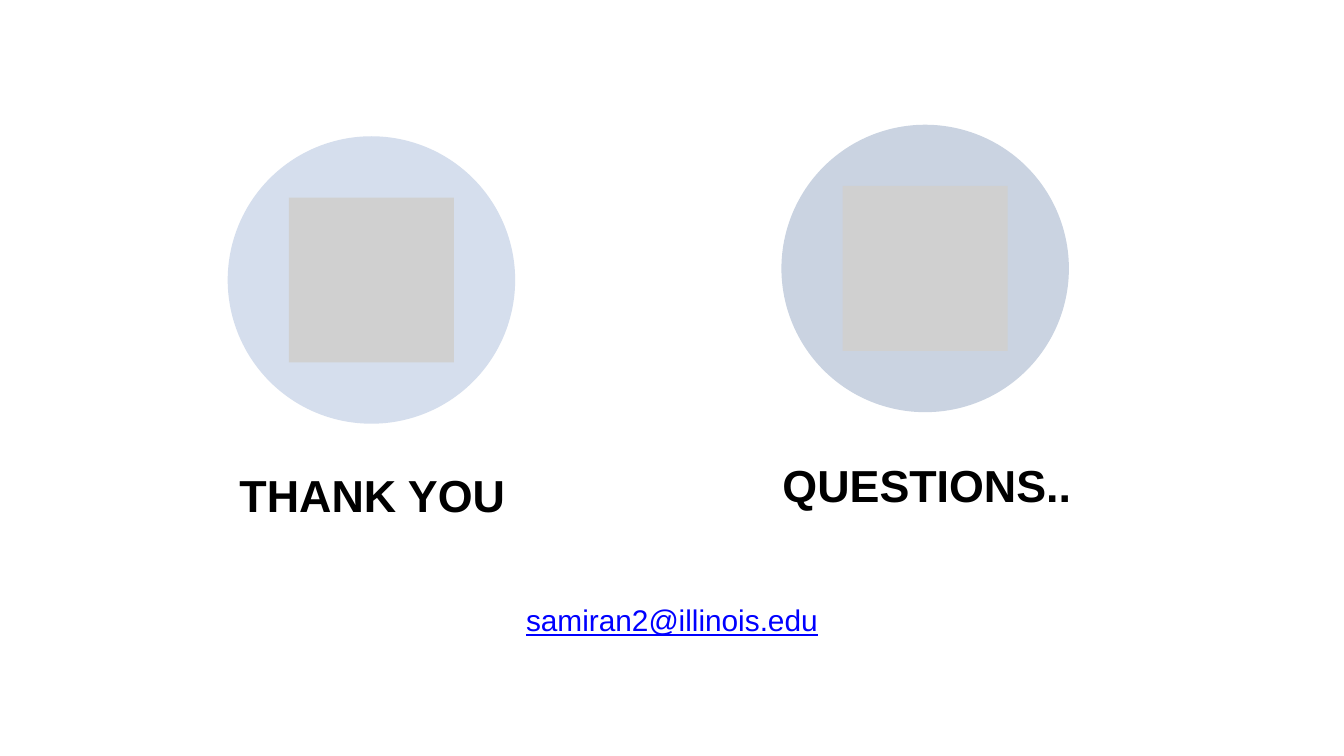
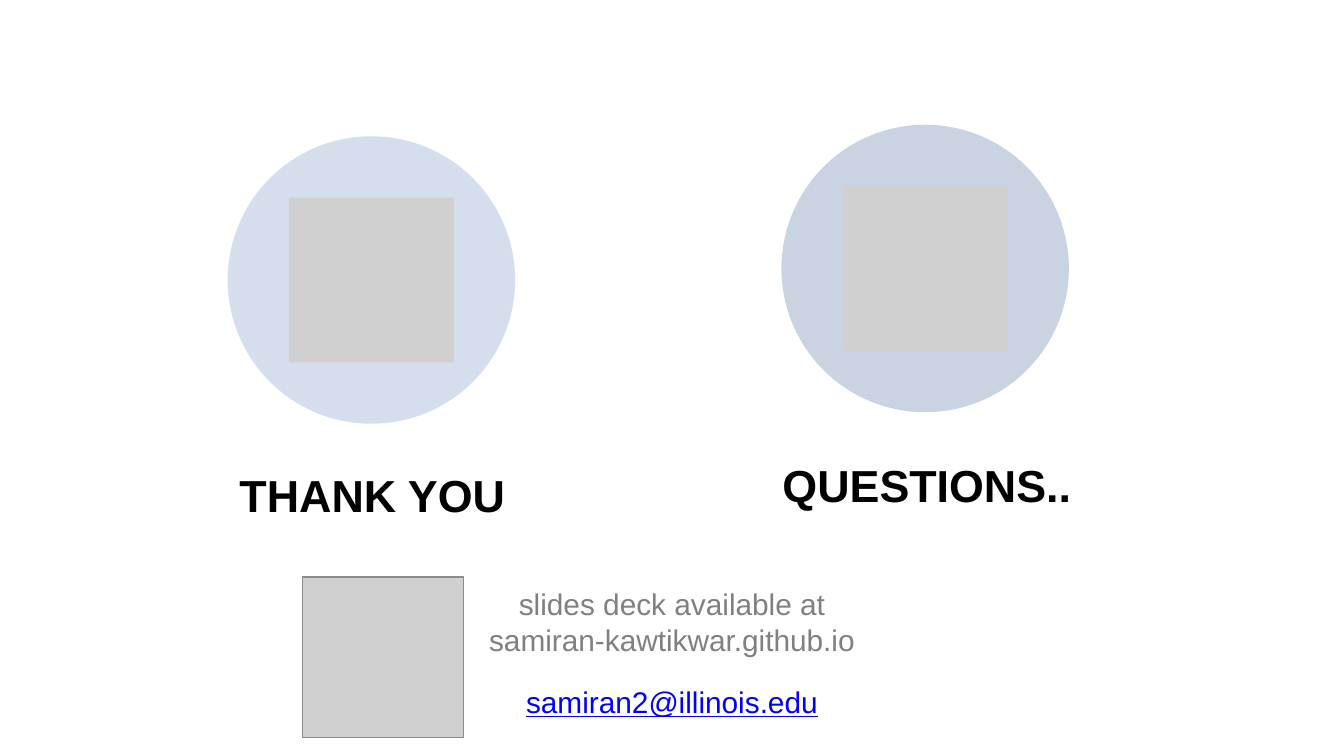
Before and after one commit to samiran-kawtikwar/samiran-kawtikwar.github.io, a slide deck: slide 38 of files/BNB-INFORMS24.pptx (slide 39 before the commit). Drawn at 1344x756 pixels with LibreOffice and Linux fonts; fonts in the diff are those of the drawing; grey boxes stand for pictures; background and template pictures are left out. Boxes give left, top, right and bottom in pixels: in the first picture for what was removed or moved away, otherwise in the second. Text is boxed around its words. In the diff, an @@ line names an element or a change of style, - is before the commit and + after.

```diff
--- a/files/BNB-INFORMS24.pptx
+++ b/files/BNB-INFORMS24.pptx
@@ picture added at [302,577,464,738] @@
@@ text added at [489,593,855,656], 16 pt, text #808080 @@
+slides deck available at
+samiran-kawtikwar.github.io
@@ text "samiran2@illinois.edu": place and size @@
-text "samiran2@illinois.edu" at [526,609,818,636]
+text "samiran2@illinois.edu" at [526,691,818,717]
```
Also in this commit, not shown: 8 other slides changed, 1 slide removed.
